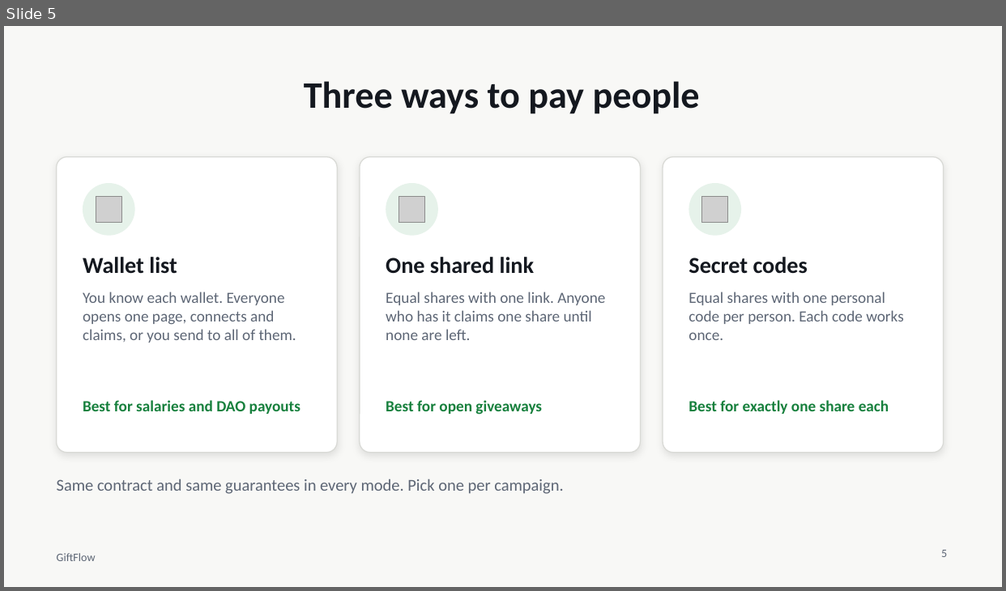
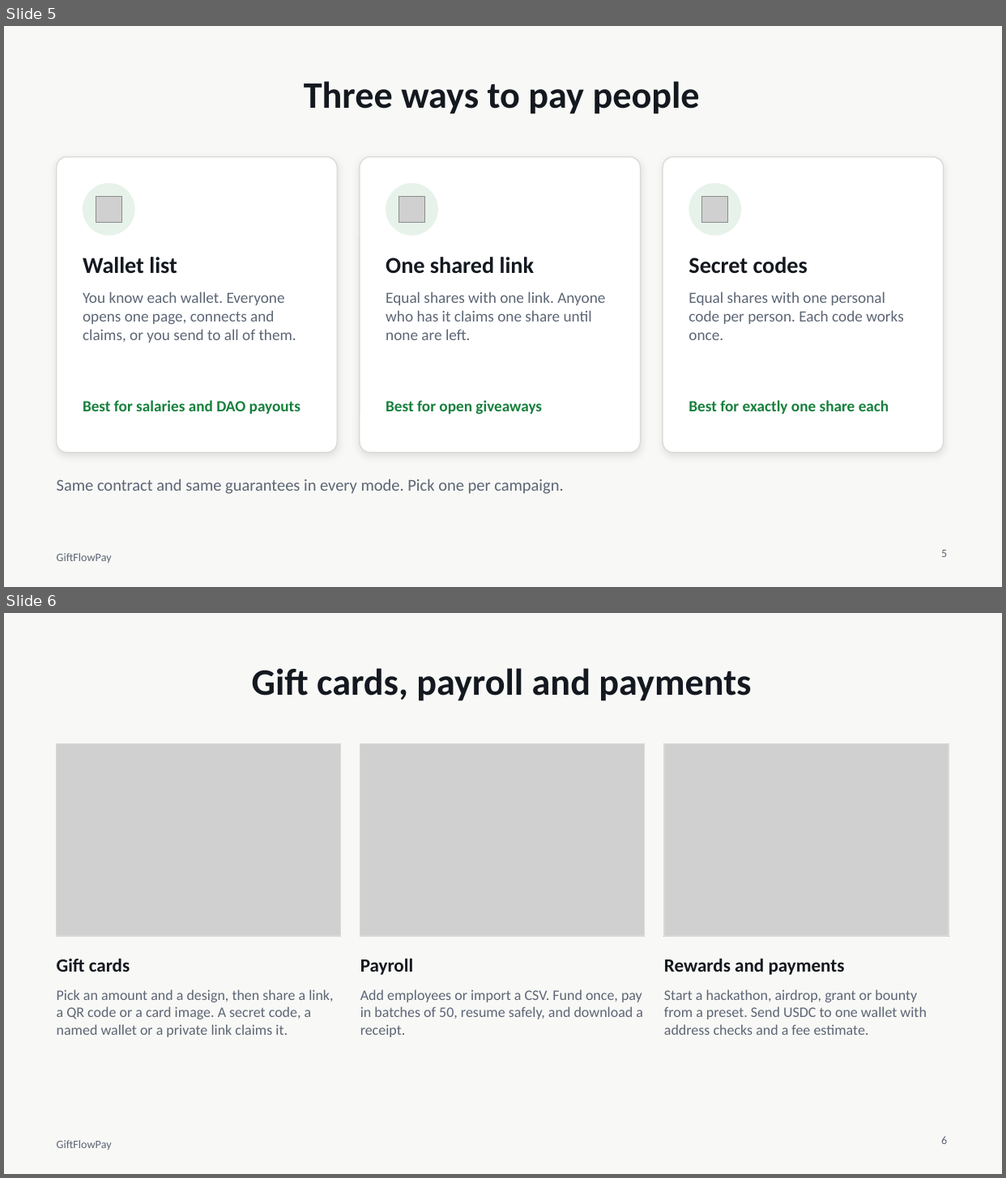
Before and after one commit to sadikul880/giftflowpay-by-arc, a slide deck: docs/presentation/GiftFlow-presentation.pptx. Shown one above the other, each under a label of ours: slide 5 before the commit, slides 5 and 6 after it. The pictures are 1006x591 and 1006x1178 pixels, drawn with LibreOffice and Linux fonts; fonts in the diff are those of the drawing; grey boxes stand for pictures. Boxes give left, top, right and bottom in pixels: in the first picture for what was removed or moved away, otherwise in the second. Text is boxed around its words. In the diff, an @@ line names an element or a change of style, - is before the commit and + after.

```diff
--- a/docs/presentation/GiftFlow-presentation.pptx
+++ b/docs/presentation/GiftFlow-presentation.pptx
@@ slide 6 added at (4, 613, 1002, 1174), background #F8F8F6; not listed: 1 template element that a slide beside it also shows @@
@@ title added at (252, 668, 751, 701), 36 pt, text #14181F, bold @@
+Gift cards, payroll and payments
@@ picture added at (57, 744, 341, 936) @@
@@ rectangle added at (57, 744, 341, 936), outline #D9DAD6 1 pt @@
@@ picture added at (360, 744, 645, 936) @@
@@ rectangle added at (360, 744, 645, 936), outline #D9DAD6 1 pt @@
@@ picture added at (664, 744, 948, 936) @@
@@ rectangle added at (664, 744, 948, 936), outline #D9DAD6 1 pt @@
@@ text added at (57, 958, 130, 972), 18 pt, text #14181F, bold @@
+Gift cards
@@ text added at (360, 958, 413, 975), 18 pt, text #14181F, bold @@
+Payroll
@@ text added at (664, 958, 845, 975), 18 pt, text #14181F, bold @@
+Rewards and payments
@@ text added at (57, 990, 333, 1037), 14 pt, text #5D6675 @@
+Pick an amount and a design, then share a link, a QR code or a card image. A secret code, a named wallet or a private link claims it.
@@ text added at (360, 990, 643, 1037), 14 pt, text #5D6675 @@
+Add employees or import a CSV. Fund once, pay in batches of 50, resume safely, and download a receipt.
@@ text added at (664, 990, 926, 1035), 14 pt, text #5D6675 @@
+Start a hackathon, airdrop, grant or bounty from a preset. Send USDC to one wallet with address checks and a fee estimate.
@@ page number added at (941, 1136, 947, 1144), 11 pt, text #5D6675 @@
+6
@@ slide 5 changed as well @@
@@ text at (57, 553, 112, 563): text changed @@
-GiftFlow
+GiftFlowPay
```
Also in this commit, not shown: 13 other slides changed, 1 other slide added, 1 slide removed, 39 other files.
